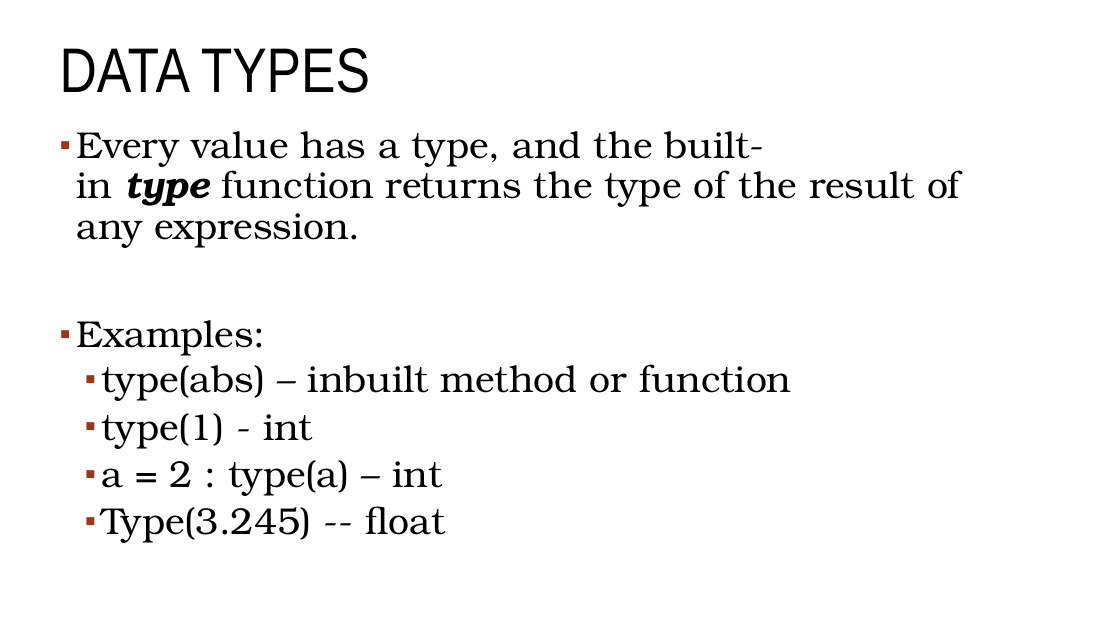
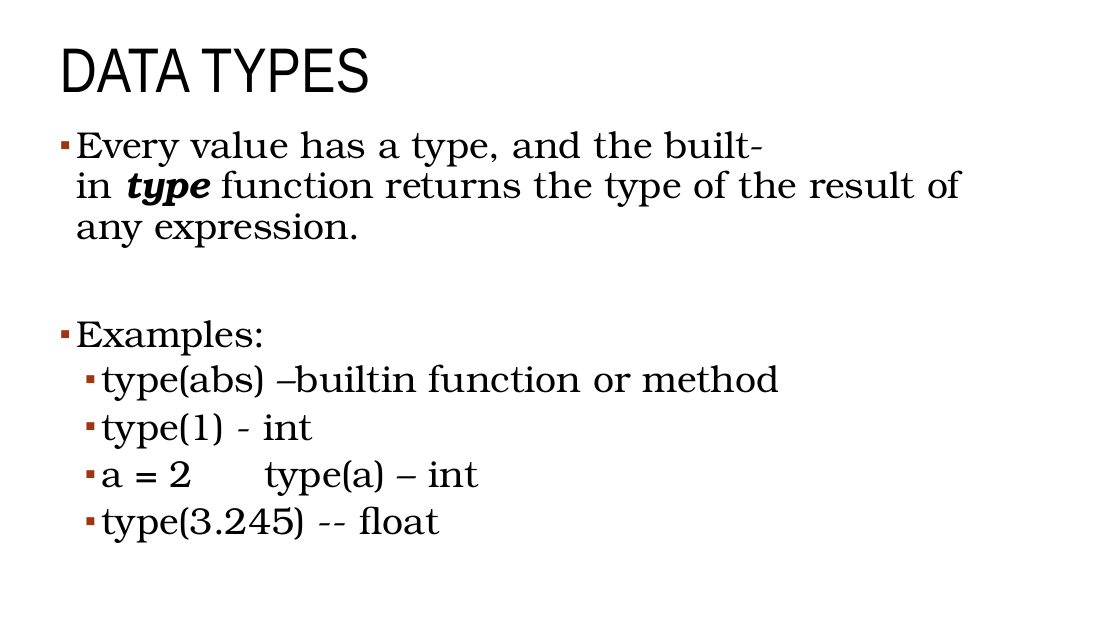
Before and after one commit to blprickett/current-Ling190D, a slide deck: slide 2 of module2/2-slides.pptx. Drawn at 1120x630 pixels with LibreOffice and Linux fonts; fonts in the diff are those of the drawing; background and template pictures are left out. Boxes give left, top, right and bottom in pixels: in the first picture for what was removed or moved away, otherwise in the second. Text is boxed around its words. In the diff, an @@ line names an element or a change of style, - is before the commit and + after.

```diff
--- a/module2/2-slides.pptx
+++ b/module2/2-slides.pptx
@@ text at [102, 364, 779, 401]: text changed @@
-  ▪ type(abs) – inbuilt method or function
+  ▪ type(abs) –builtin function or method
@@ text at [102, 460, 478, 543]: text changed @@
-  ▪ a = 2 : type(a) – int
-  ▪ Type(3.245) -- float
+  ▪ a = 2 type(a) – int
+  ▪ type(3.245) -- float
```
Also in this commit, not shown: 9 other slides changed.
